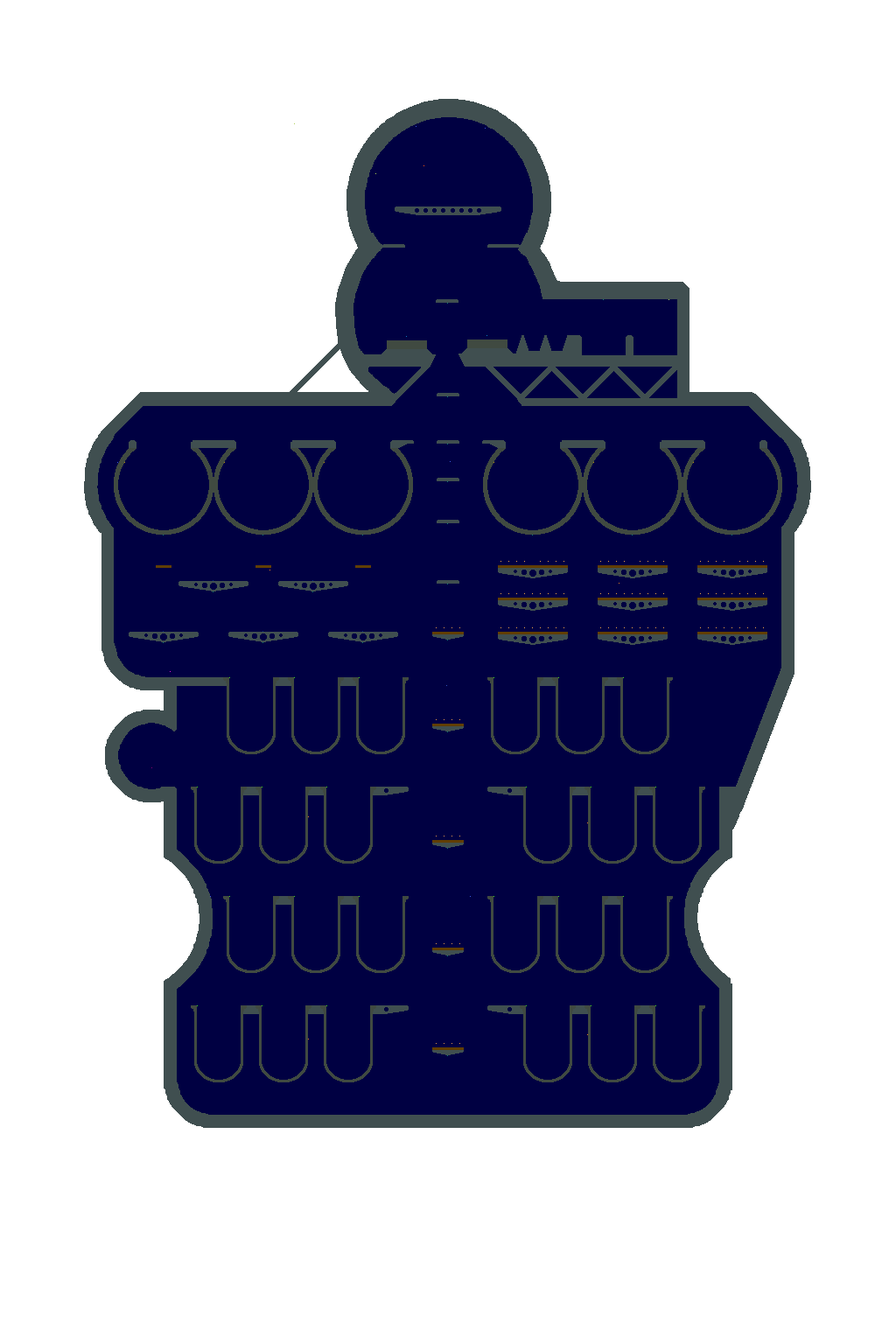
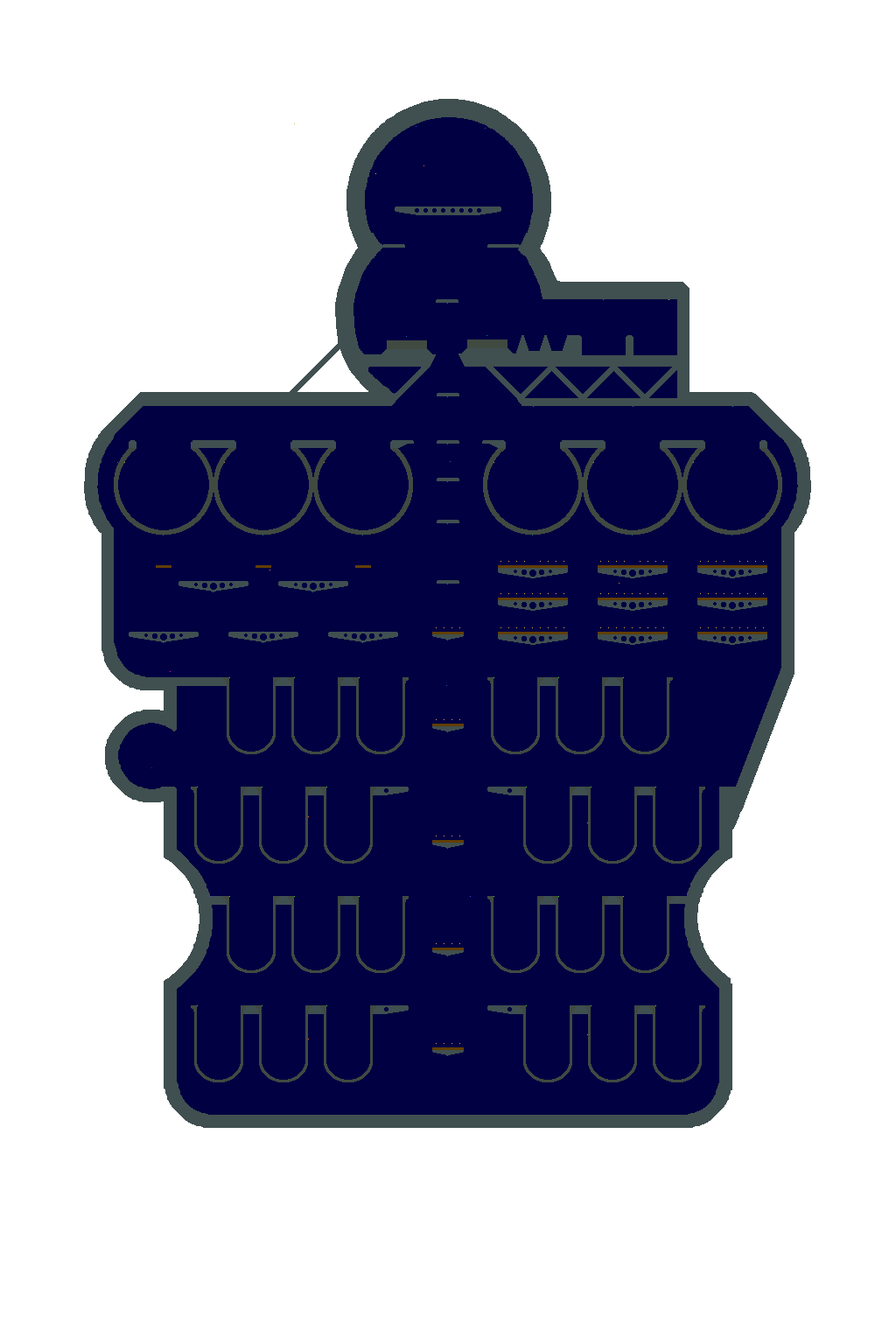
Before/after of a 896 × 1344 layered artwork. What changed in the layer stack:
painted on "Background" over [210, 405, 733, 905]
